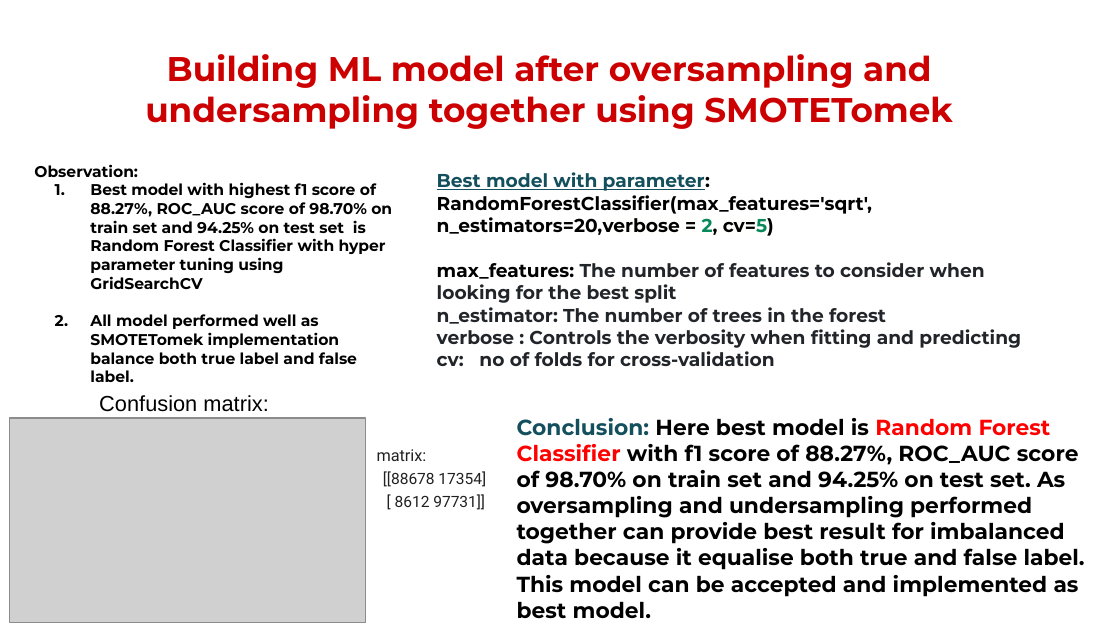
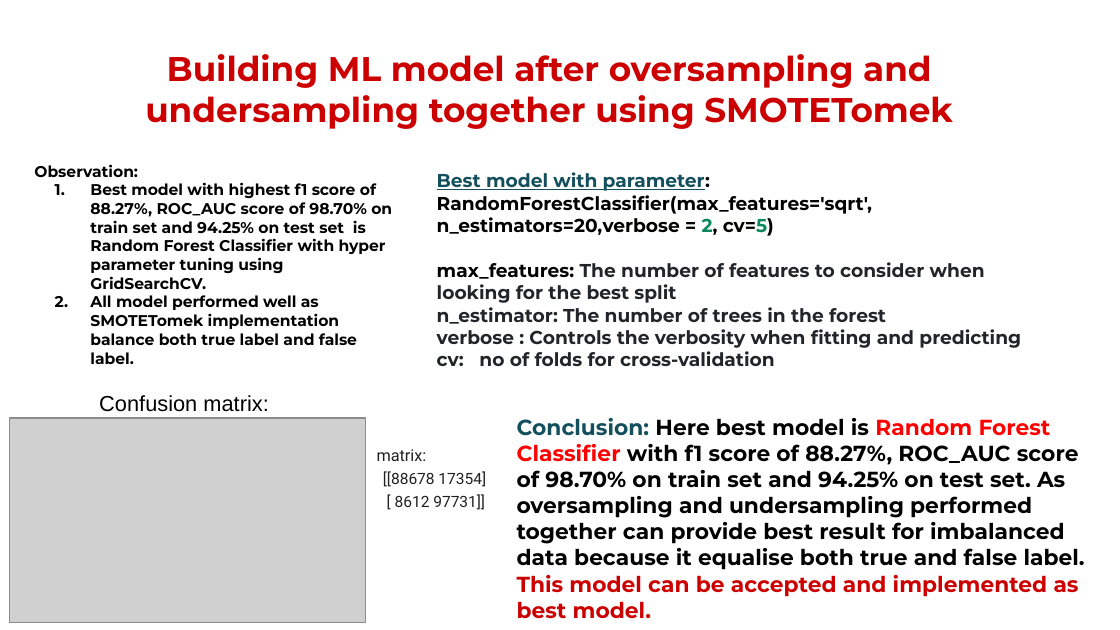
Before and after one commit to chandrakar-shubham/health-insurance-cross-sell-prediction, a slide deck: slide 20 of Project_presentation.pptx. Drawn at 1120x630 pixels with LibreOffice and Linux fonts; fonts in the diff are those of the drawing; grey boxes stand for pictures; background and template pictures are left out. Boxes give left, top, right and bottom in pixels: in the first picture for what was removed or moved away, otherwise in the second. Text is boxed around its words. In the diff, an @@ line names an element or a change of style, - is before the commit and + after.

```diff
--- a/Project_presentation.pptx
+++ b/Project_presentation.pptx
@@ text at bbox=[90, 182, 392, 289]: text changed @@
-1. Best model with highest f1 score of 88.27%, ROC_AUC score of 98.70% on train set and 94.25% on test set is Random Forest Classifier with hyper parameter tuning using GridSearchCV
+1. Best model with highest f1 score of 88.27%, ROC_AUC score of 98.70% on train set and 94.25% on test set is Random Forest Classifier with hyper parameter tuning using GridSearchCV.
@@ text "Conclusion: Here best model is ..." at bbox=[517, 418, 1085, 618]: text colour #000000 to #CC0000 in "This model can be accepted and implemented ..." @@
```
Also in this commit, not shown: 10 other slides changed, 3 slides added.
